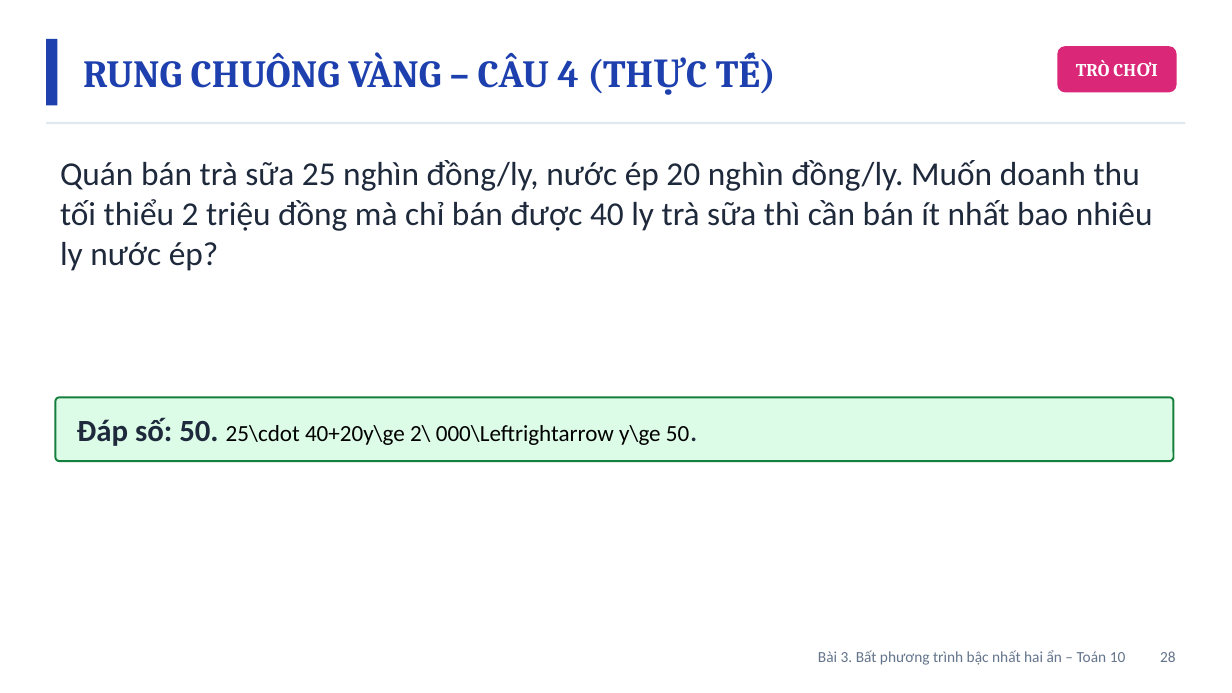
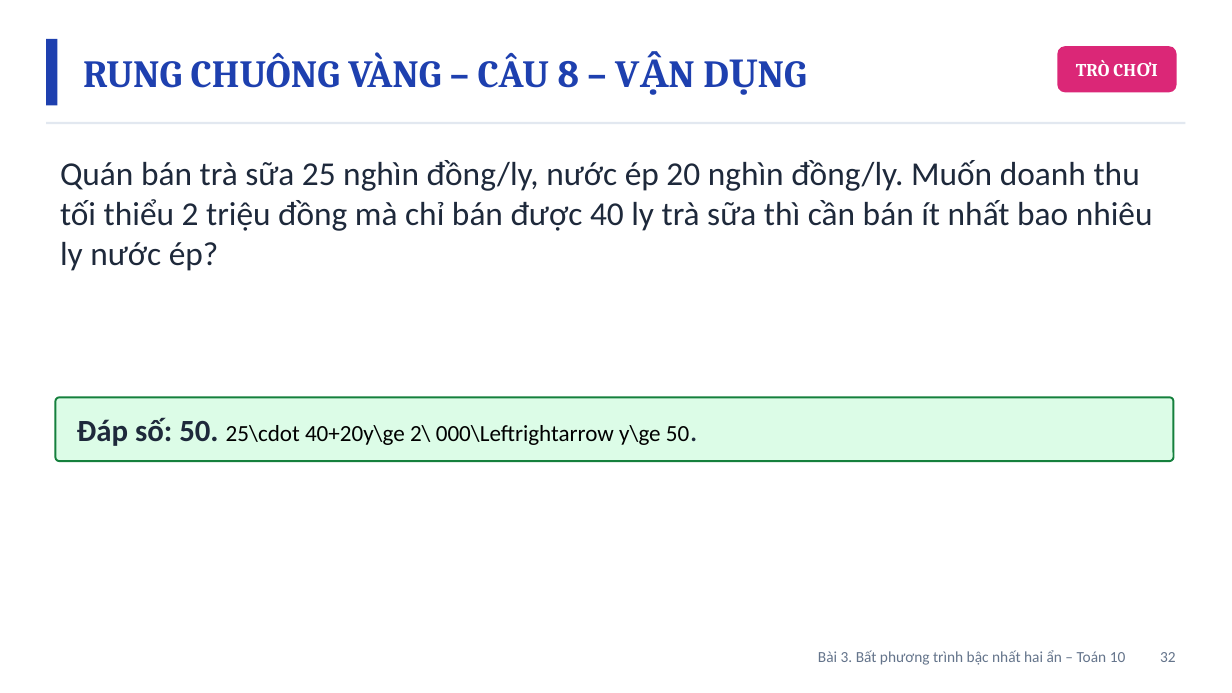
Before and after one commit to Trangtu66/Taode_thi_online, a slide deck: slide 32 of mon/toan/slide/lop10/BaiGiangDienTu_TOAN10_Bai3_BPTBacNhatHaiAn_T10-11.pptx (slide 28 before the commit). Drawn at 1232x693 pixels with LibreOffice and Linux fonts; fonts in the diff are those of the drawing. Boxes give left, top, right and bottom in pixels: in the first picture for what was removed or moved away, otherwise in the second. Text is boxed around its words. In the diff, an @@ line names an element or a change of style, - is before the commit and + after.

```diff
--- a/mon/toan/slide/lop10/BaiGiangDienTu_TOAN10_Bai3_BPTBacNhatHaiAn_T10-11.pptx
+++ b/mon/toan/slide/lop10/BaiGiangDienTu_TOAN10_Bai3_BPTBacNhatHaiAn_T10-11.pptx
@@ text at (x1=83, y1=52, x2=579, y2=88): text changed @@
-RUNG CHUÔNG VÀNG – CÂU 4 (THỰC TẾ)
+RUNG CHUÔNG VÀNG – CÂU 8 – VẬN DỤNG
@@ text at (x1=818, y1=650, x2=1176, y2=665): text changed @@
-Bài 3. Bất phương trình bậc nhất hai ẩn – Toán 10 28
+Bài 3. Bất phương trình bậc nhất hai ẩn – Toán 10 32
```
Also in this commit, not shown: 7 other slides changed, 4 slides added, 9 other files.
